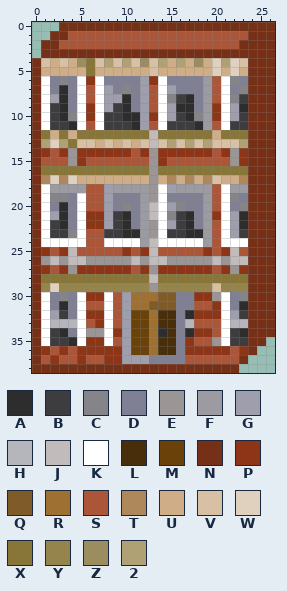
Pixel-art sprite -- images/citybuildingsparis.png. That is the earlier state.
The file is 27x39 pixels.
Palette (. is transparent): A #2d2d2d  B #3d3d3f  C #848489  D #808094  E #9b9595  F #9b9ba1  G #9e9eac  H #b5b5bc  J #c2bbbb  K #ffffff  L #482e0a  M #694109  N #763017  P #8d3516  Q #7f5b2a  R #9e7133  S #ab5638  T #ae885b  U #cead87  V #d8c0a5  W #e0d1bf  X #887639  Y #95844b  Z #9b8d5f  2 #afa173
After:
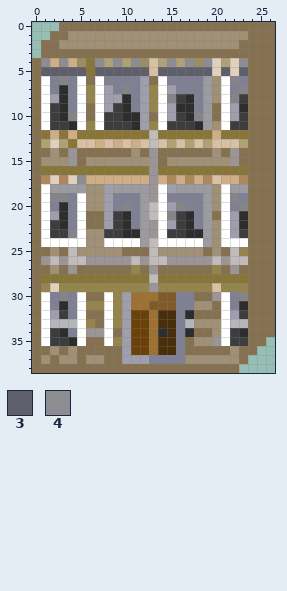
Colours new in this view: 3 #5f5f6b  4 #8c8c91
What changed:
Colour N changes from #763017 to #85714f.
Colour S changes from #ab5638 to #a09176.
Colour U becomes colour 3 in row 5 at x 1 to 5, 7 to 12, 14 to 19, 21 and 23.
Colour U becomes colour 4 in row 4 at x 15, 17 and 19; in row 17 at x 5.
Colour V becomes colour 4 in row 4 at x 1, 3, 7, 9, 11 and 23.
Colour P becomes colour N in row 6 at x 6 and 13; in row 9 at x 6 and 20; in row 10 at x 6, 13 and 20; in row 14 at x 1, 3, 5 to 10, 12, 14 to 19, 21 and 23; in row 15 at x 5, 14 and 23; in row 21 at x 6 to 7 and 20.
Colour P becomes colour N in row 22 at x 6 to 7; in row 25 at x 1, 3, 10, 12, 19 and 21; in row 27 at x 1, 3, 5 to 10, 12, 14 to 19, 21 and 23; in row 30 at x 6 to 7 and 18 to 19; in row 31 at x 20; in row 32 at x 6 to 7 and 18 to 20.
Colour P becomes colour N in row 33 at x 7; in row 34 at x 9 and 18 to 19; in row 35 at x 6 to 7 and 17; in row 36 at x 1, 3, 5 to 9, 17 to 21 and 23; in row 37 at x 2, 5 and 8 to 9.
Colour S becomes colour N in row 25 at x 11.
Colour S becomes colour Y in rows 7 to 8 at x 6 and 13; in row 9 at x 13; in row 11 at x 6 and 13; in row 25 at x 23; in row 27 at x 11 and 20; in row 30 at x 9.
Colour S becomes colour Y in row 31 at x 6 to 7 and 9; in row 32 at x 9; in row 33 at x 6 and 9; in row 35 at x 9.
